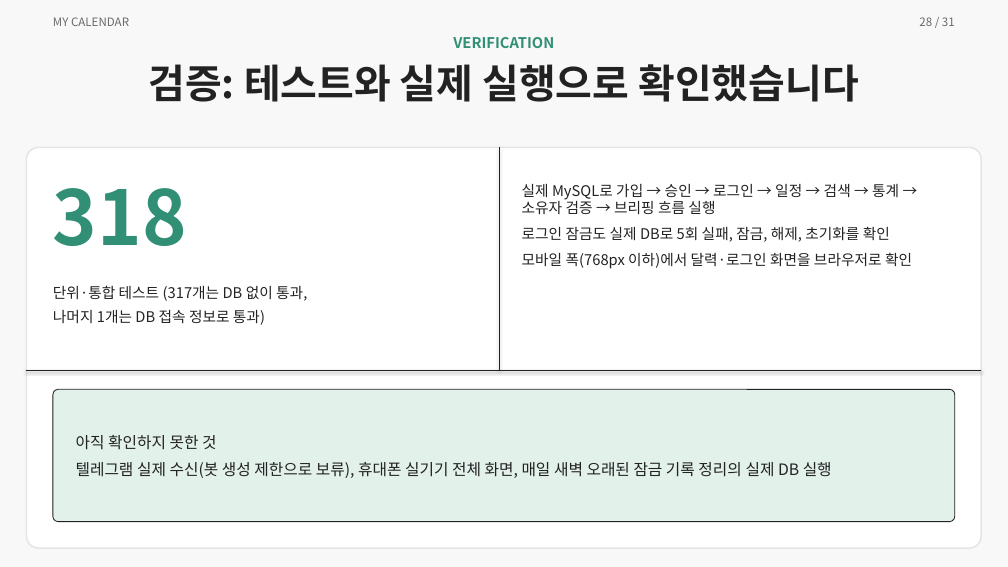
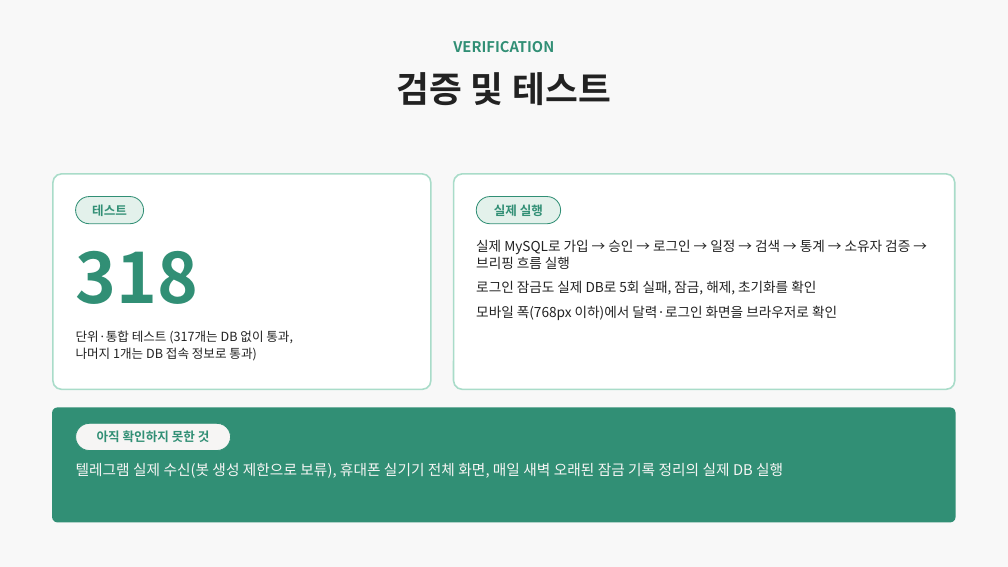
Before and after one commit to ho8566z/calendar-bot_word, a slide deck: slide 26 of ppt/개인 프로젝트.pptx (slide 28 before the commit). Drawn at 1008x567 pixels with LibreOffice and Linux fonts; fonts in the diff are those of the drawing. Boxes give left, top, right and bottom in pixels: in the first picture for what was removed or moved away, otherwise in the second. Text is boxed around its words. In the diff, an @@ line names an element or a change of style, - is before the commit and + after.

```diff
--- a/ppt/개인 프로젝트.pptx
+++ b/ppt/개인 프로젝트.pptx
@@ text removed at box(53, 17, 129, 26) @@
-MY CALENDAR
@@ text removed at box(919, 17, 955, 26) @@
-28 / 31
@@ text "VERIFICATION": place and size @@
-text "VERIFICATION" at box(453, 37, 554, 48)
+text "VERIFICATION" at box(453, 41, 554, 52)
@@ text at box(396, 72, 611, 105): text changed; size 38 to 34 pt @@
-검증: 테스트와 실제 실행으로 확인했습니다
+검증 및 테스트
@@ rounded rectangle removed at box(26, 147, 982, 548) @@
@@ line removed from (499, 147) to (499, 371) @@
@@ rounded rectangle added at box(53, 174, 431, 389), fill #FFFFFF, outline #A9DCC9 1.5 pt @@
@@ rounded rectangle added at box(454, 174, 955, 389), fill #FFFFFF, outline #A9DCC9 1.5 pt @@
@@ rounded rectangle added at box(76, 197, 144, 224), fill #E3F1EB, outline #318F75 0.8 pt, 12 pt, text #318F75, bold @@
+테스트
@@ rounded rectangle added at box(476, 197, 561, 224), fill #E3F1EB, outline #318F75 0.8 pt, 12 pt, text #318F75, bold @@
+실제 실행
@@ text "318": place and size @@
-text "318" at box(53, 188, 187, 246)
+text "318" at box(76, 250, 199, 304)
@@ text "318" at box(76, 250, 199, 304): size 72 to 66 pt @@
@@ text "실제 MySQL로 가입 → 승인 ...": place and size @@
-text "실제 MySQL로 가입 → 승인 ..." at box(522, 184, 912, 269)
+text "실제 MySQL로 가입 → 승인 ..." at box(476, 239, 910, 320)
@@ text "실제 MySQL로 가입 → 승인 ..." at box(476, 239, 910, 320): size 14 to 13 pt @@
@@ text "단위·통합 테스트 (317개는 DB 없이 ...": place and size @@
-text "단위·통합 테스트 (317개는 DB 없이 ..." at box(53, 285, 307, 325)
+text "단위·통합 테스트 (317개는 DB 없이 ..." at box(76, 330, 293, 361)
@@ text "단위·통합 테스트 (317개는 DB 없이 ..." at box(76, 330, 293, 361): size 14 to 12 pt; less space between paragraphs @@
@@ line removed from (26, 371) to (982, 371) @@
@@ rounded rectangle: place and size @@
-rounded rectangle at box(53, 389, 955, 522)
+rounded rectangle at box(53, 408, 955, 522)
@@ rounded rectangle at box(53, 408, 955, 522): fill #E3F1EB to #318F75; outline #222222 0.8 pt to #318F75 1.5 pt @@
@@ text at box(76, 435, 216, 450): paragraph removed @@
-아직 확인하지 못한 것
@@ rounded rectangle added at box(76, 423, 231, 451), fill #F6F5F4, outline #318F75 0.8 pt, 12 pt, text #318F75, bold @@
+아직 확인하지 못한 것
@@ text "텔레그램 실제 수신(봇 생성 제한으로 ...": place and size @@
-text "텔레그램 실제 수신(봇 생성 제한으로 ..." at box(76, 435, 832, 478)
+text "텔레그램 실제 수신(봇 생성 제한으로 ..." at box(76, 462, 783, 478)
@@ text "텔레그램 실제 수신(봇 생성 제한으로 ..." at box(76, 462, 783, 478): size 15 to 14 pt, text colour #222222 to #F6F5F4; less space between paragraphs; vertical alignment middle to top @@
```
Also in this commit, not shown: 26 other slides changed, 2 slides added, 4 slides removed.
